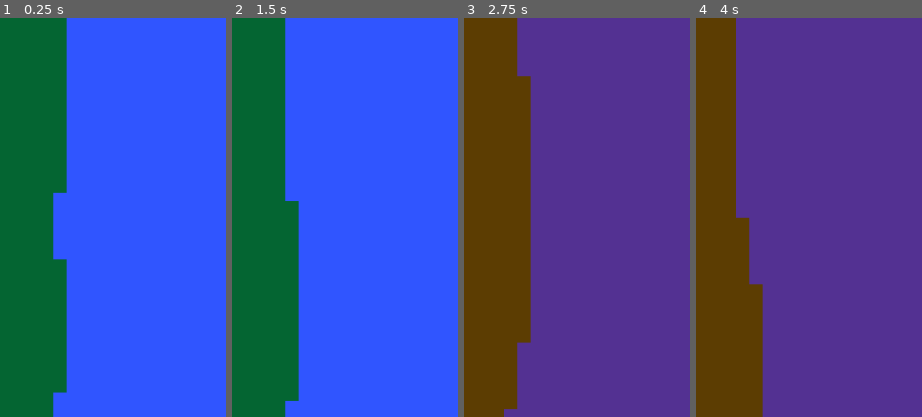
Above: before the commit, frames 1-4 (left to right).
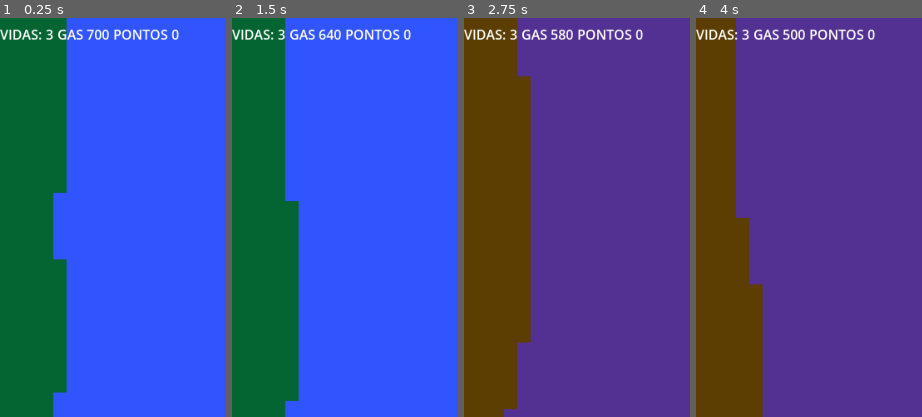
Above: after the commit, the same moments.

Repository: marcelociacco-utfpr/river-raid-duploverso
Game: Godot game, scene res://scenes/game.tscn
Two runs of this game, one before a commit and one after it. Both use one fixed random seed, a clock stepped at 60 frames per second and the inputs below.
Inputs:
- Up to frame 1 (0.25 s): no input
- Up to frame 2 (1.5 s): hold Right (move_right) 0.53-1.28 s; tap Shift (change) at 0.6, 1.35 s; hold Left (move_left) from 1.28 s (still down)
- Up to frame 3 (2.75 s): release Left (move_left) at 2.03 s; hold Right (move_right) from 2.03 s (still down); hold Space (fire) from 2.03 s (still down); tap Shift (change) at 2.3 s
- Up to frame 4 (4 s): release Space (fire) at 2.78 s; tap Shift (change) at 2.85, 3.6 s; release Right (move_right) at 3.53 s; hold Left (move_left) from 3.53 s (still down)
The pictures show only the part of the screen within x 0-50%, y 0-50%; the shares and areas given below are measured in that part.

The runs differ from the first frame. In frame 1, 1.2% of the frame differs, in the area x 0-80%, y 2-6%; in frame 2, 1.2%; in frame 3, 1.2%; in frame 4, 1.2%.

Commit message:
informações vida, pontos, combustivel, ataque torre

Diff:
--- a/riverraidduploverso/project.godot
+++ b/riverraidduploverso/project.godot
@@ -58,6 +58,7 @@
 2d_physics/layer_6="bullet"
 2d_physics/layer_7="bridge"
 2d_physics/layer_8="tower"
+2d_physics/layer_9="missile"
 
 [rendering]
 
--- a/riverraidduploverso/scenes/game.tscn
+++ b/riverraidduploverso/scenes/game.tscn
@@ -1,10 +1,11 @@
-[gd_scene load_steps=6 format=3 uid="uid://w1u0poqmr6bv"]
+[gd_scene load_steps=7 format=3 uid="uid://w1u0poqmr6bv"]
 
 [ext_resource type="Script" uid="uid://dxhcusqfcrl5b" path="res://scripts/game.gd" id="1_lnu2h"]
 [ext_resource type="PackedScene" uid="uid://bow8dwlnky33p" path="res://scenes/player.tscn" id="1_uwrxv"]
 [ext_resource type="PackedScene" uid="uid://vl13s1f2kutl" path="res://scenes/world_blue.tscn" id="1_yqjtg"]
 [ext_resource type="Script" uid="uid://nm56qghbc11v" path="res://scripts/world.gd" id="3_iywne"]
 [ext_resource type="PackedScene" uid="uid://dw188k4rj7gwo" path="res://scenes/world_purple.tscn" id="3_lbhrr"]
+[ext_resource type="Script" uid="uid://dke8h2cf8vbn5" path="res://scripts/hud.gd" id="6_p57ef"]
 
 [node name="Game" type="Node2D" node_paths=PackedStringArray("worlds")]
 script = ExtResource("1_lnu2h")
@@ -19,3 +20,56 @@
 
 [node name="Player" parent="." instance=ExtResource("1_uwrxv")]
 collision_mask = 66
+
+[node name="HUD" type="CanvasLayer" parent="."]
+
+[node name="Control" type="Control" parent="HUD"]
+layout_mode = 3
+anchors_preset = 0
+offset_right = 40.0
+offset_bottom = 40.0
+script = ExtResource("6_p57ef")
+
+[node name="BoxContainer" type="BoxContainer" parent="HUD/Control"]
+layout_mode = 1
+anchors_preset = 4
+anchor_top = 0.5
+anchor_bottom = 0.5
+offset_top = -20.0
+offset_right = 131.0
+offset_bottom = 20.0
+grow_vertical = 2
+
+[node name="lives" type="HBoxContainer" parent="HUD/Control/BoxContainer"]
+layout_mode = 2
+size_flags_horizontal = 4
+
+[node name="vidas" type="Label" parent="HUD/Control/BoxContainer/lives"]
+layout_mode = 2
+text = "VIDAS:"
+
+[node name="lives_counter" type="Label" parent="HUD/Control/BoxContainer/lives"]
+layout_mode = 2
+
+[node name="gas" type="HBoxContainer" parent="HUD/Control/BoxContainer"]
+layout_mode = 2
+size_flags_horizontal = 4
+
+[node name="gas" type="Label" parent="HUD/Control/BoxContainer/gas"]
+layout_mode = 2
+text = "GAS"
+
+[node name="fuel_counter" type="Label" parent="HUD/Control/BoxContainer/gas"]
+layout_mode = 2
+
+[node name="score" type="HBoxContainer" parent="HUD/Control/BoxContainer"]
+layout_mode = 2
+size_flags_horizontal = 4
+
+[node name="Label" type="Label" parent="HUD/Control/BoxContainer/score"]
+layout_mode = 2
+size_flags_horizontal = 4
+text = "PONTOS"
+
+[node name="score_counter" type="Label" parent="HUD/Control/BoxContainer/score"]
+layout_mode = 2
--- /dev/null
+++ b/riverraidduploverso/scenes/missile.tscn
@@ -0,0 +1,18 @@
+[gd_scene load_steps=4 format=3 uid="uid://cby04lwp6ukfy"]
+
+[ext_resource type="Script" uid="uid://c82hu1d5bacg5" path="res://scripts/missile.gd" id="1_6cx5e"]
+[ext_resource type="Texture2D" uid="uid://bocnksqrda1a6" path="res://assets/missile.png" id="1_np454"]
+
+[sub_resource type="RectangleShape2D" id="RectangleShape2D_6cx5e"]
+size = Vector2(8, 8)
+
+[node name="Missile" type="Area2D"]
+collision_layer = 256
+collision_mask = 5
+script = ExtResource("1_6cx5e")
+
+[node name="Sprite2D" type="Sprite2D" parent="."]
+texture = ExtResource("1_np454")
+
+[node name="CollisionShape2D" type="CollisionShape2D" parent="."]
+shape = SubResource("RectangleShape2D_6cx5e")
--- a/riverraidduploverso/scenes/player.tscn
+++ b/riverraidduploverso/scenes/player.tscn
@@ -23,7 +23,7 @@
 position = Vector2(-4, -16)
 
 [node name="hitbox" type="Area2D" parent="."]
-collision_mask = 152
+collision_mask = 472
 
 [node name="CollisionShape2D" type="CollisionShape2D" parent="hitbox"]
 shape = SubResource("RectangleShape2D_qhqgy")
--- a/riverraidduploverso/scenes/tower.tscn
+++ b/riverraidduploverso/scenes/tower.tscn
@@ -8,7 +8,7 @@
 
 [node name="Tower" type="CharacterBody2D"]
 collision_layer = 128
-collision_mask = 37
+collision_mask = 5
 script = ExtResource("1_ay4al")
 
 [node name="Sprite2D" type="Sprite2D" parent="."]
@@ -18,3 +18,6 @@
 [node name="CollisionShape2D" type="CollisionShape2D" parent="."]
 position = Vector2(32, 32)
 shape = SubResource("RectangleShape2D_qrbg1")
+
+[node name="Gun" type="Marker2D" parent="."]
+position = Vector2(32, 32)
--- a/riverraidduploverso/scripts/bridge.gd
+++ b/riverraidduploverso/scripts/bridge.gd
@@ -1,6 +1,5 @@
 extends CharacterBody2D
 
-# ainda não fiz balanceamento da velocidade final do navio
 var screen : Vector2
 
 enum State { PATROL, DYING }
--- a/riverraidduploverso/scripts/game.gd
+++ b/riverraidduploverso/scripts/game.gd
@@ -8,16 +8,9 @@
 @export var current: int = 0
 @onready var player := $Player
 
-var fuel: int = 500
-
 func _ready() -> void:
 	print("Vidas atuais:", Global.lives)
-	player.set_collision_mask_value(2, true)
-	player.set_collision_mask_value(3, false)
-	player.set_collision_mask_value(4, true)
-	player.set_collision_mask_value(5, true)
-	player.set_collision_mask_value(7, true)
-	player.set_collision_mask_value(8, false)
+	_set_collision_blue()
 
 # SOLUCAO APRESENTADA POR GUSTAVO HENRIQUE CARDOSO DE ARAUJO
 func _process(delta: float) -> void:
@@ -31,25 +24,9 @@
 		worlds[current].visible = true
 
 		if current == 0:
-			player.set_collision_mask_value(2, true)
-			player.set_collision_mask_value(3, false)
-			player.set_collision_mask_value(4, true)
-			player.set_collision_mask_value(5, true)
-			player.set_collision_mask_value(7, true)
-			player.set_collision_mask_value(8, false)
-			player.get_node("hitbox").set_collision_mask_value(4, true)
-			player.get_node("hitbox").set_collision_mask_value(5, true)
-			player.setShoot(true)
+			_set_collision_blue()
 		else:
-			player.set_collision_mask_value(2, false)
-			player.set_collision_mask_value(3, true)
-			player.set_collision_mask_value(4, false)
-			player.set_collision_mask_value(5, false)
-			player.set_collision_mask_value(7, false)
-			player.set_collision_mask_value(8, true)
-			player.get_node("hitbox").set_collision_mask_value(4, false)
-			player.get_node("hitbox").set_collision_mask_value(5, false)
-			player.setShoot(false)
+			_set_collision_purple()
 
 
 func add_score(amount: int) -> void:
@@ -57,12 +34,12 @@
 	print("PONTOS: ",Global.score)
 
 func add_fuel(amount: int) -> void:
-	fuel += amount
+	Global.fuel += amount
 
 func remove_fuel(amount: int) -> void:
-	fuel -= amount
-	if fuel > 0:
-		print("FUEL: ",fuel)
+	Global.fuel -= amount
+	if Global.fuel > 0:
+		print("FUEL: ",Global.fuel)
 	else:
 		get_tree().paused = true
 
@@ -73,3 +50,33 @@
 		get_tree().reload_current_scene()
 	else:
 		get_tree().paused = true
+
+func _set_collision_blue() -> void:
+	player.set_collision_mask_value(2, true)
+	player.set_collision_mask_value(3, false)
+	player.set_collision_mask_value(4, true)
+	player.set_collision_mask_value(5, true)
+	player.set_collision_mask_value(7, true)
+	player.set_collision_mask_value(8, false)
+	player.set_collision_mask_value(9, false)
+	player.get_node("hitbox").set_collision_mask_value(4, true)
+	player.get_node("hitbox").set_collision_mask_value(5, true)
+	player.get_node("hitbox").set_collision_mask_value(7, true)
+	player.get_node("hitbox").set_collision_mask_value(8, false)
+	player.get_node("hitbox").set_collision_mask_value(9, false)
+	player.setShoot(true)
+
+func _set_collision_purple() -> void:
+	player.set_collision_mask_value(2, false)
+	player.set_collision_mask_value(3, true)
+	player.set_collision_mask_value(4, false)
+	player.set_collision_mask_value(5, false)
+	player.set_collision_mask_value(7, false)
+	player.set_collision_mask_value(8, true)
+	player.set_collision_mask_value(9, true)
+	player.get_node("hitbox").set_collision_mask_value(4, false)
+	player.get_node("hitbox").set_collision_mask_value(5, false)
+	player.get_node("hitbox").set_collision_mask_value(7, false)
+	player.get_node("hitbox").set_collision_mask_value(8, true)
+	player.get_node("hitbox").set_collision_mask_value(9, true)
+	player.setShoot(false)
--- a/riverraidduploverso/scripts/global.gd
+++ b/riverraidduploverso/scripts/global.gd
@@ -2,7 +2,9 @@
 
 var score: int = 0
 var lives: int = 3
+var fuel: int = 700
 
 func reset_all() -> void:
 	score = 0
 	lives = 3
+	fuel = 700
--- /dev/null
+++ b/riverraidduploverso/scripts/hud.gd
@@ -0,0 +1,15 @@
+extends Control
+
+@onready var lives_counter: Label = $BoxContainer/lives/lives_counter
+@onready var fuel_counter: Label = $BoxContainer/gas/fuel_counter
+@onready var score_counter: Label = $BoxContainer/score/score_counter
+
+func _ready() -> void:
+	lives_counter.text = str(Global.lives)
+	fuel_counter.text = str(Global.fuel)
+	score_counter.text = str(Global.score)
+
+func _process(delta: float) -> void:
+	lives_counter.text = str(Global.lives)
+	fuel_counter.text = str(Global.fuel)
+	score_counter.text = str(Global.score)
--- /dev/null
+++ b/riverraidduploverso/scripts/missile.gd
@@ -0,0 +1,21 @@
+extends Area2D
+
+const speed: float = 500.0
+var target_position: Vector2 = Vector2.ZERO
+var direction: Vector2 = Vector2.ZERO
+
+func _ready() -> void:
+	if target_position != Vector2.ZERO:
+		direction = (target_position - global_position).normalized()
+	else:
+		direction = Vector2(0, 1)  #desce reto
+
+func _physics_process(delta: float) -> void:
+
+	if direction == Vector2.ZERO:
+		return
+
+	position += direction * speed * delta
+
+	if position.y > 960:  # fora da tela, deve tirar objeto da fila
+		queue_free()
--- a/riverraidduploverso/scripts/player.gd
+++ b/riverraidduploverso/scripts/player.gd
@@ -2,6 +2,9 @@
 
 const enemy_ship := preload("res://scripts/ship.gd")
 const enemy_chopper := preload("res://scripts/chopper.gd")
+const enemy_bridge := preload("res://scripts/bridge.gd")
+const enemy_tower := preload("res://scripts/tower.gd")
+const enemy_missile := preload("res://scripts/missile.gd")
 
 # ainda não localizei a velocidade ideal
 const SPEED := 500.0
@@ -117,7 +120,9 @@
 func _on_hitbox_body_entered(body: Node2D) -> void:
 	# funcionalidade retirada e adaptada do video
 	# https://youtu.be/McdCtvT-HJI?si=bko_chv7ZEx3BPdc
-	if body is enemy_ship or body is enemy_chopper:
+	if body is enemy_ship or body is enemy_chopper or body is enemy_bridge or body is enemy_tower or body is enemy_missile:
+		if body is enemy_missile:
+			print("bateu missil")
 		state = State.CRASHING
 
 func _process_crashing() -> void:
--- a/riverraidduploverso/scripts/tower.gd
+++ b/riverraidduploverso/scripts/tower.gd
@@ -1,19 +1,36 @@
 extends CharacterBody2D
 
-# ainda não fiz balanceamento da velocidade final do navio
 var screen : Vector2
+var first_target: Vector2
 
-enum State { PATROL, DYING }
+enum State { PATROL, STRIKE, DYING }
 
 var state: State = State.PATROL
 
+@onready var player: Node2D = get_tree().current_scene.get_node('Player')
+
+@onready var gun: Node2D = $Gun
+@onready var MissileScene: PackedScene = preload("res://scenes/missile.tscn")
+
+@export var detect_dist_x: float = 80.0   # largura da “coluna”
+@export var detect_dist_y: float = 850.0  # alcance vertical
+
+@export var shoot_cooldown: float = 1.5
+
+var shoot_timer: float = 0.0
+var shot: bool = false
+
 func _ready() -> void:
 	screen = get_viewport_rect().size
+	first_target = Vector2.ZERO
 
 func _physics_process(delta: float) -> void:
 	match state:
 		State.PATROL:
 			_process_patrol(delta)
+			_check_player_in_sight()
+		State.STRIKE:
+			_process_strike(delta)
 		State.DYING:
 			_process_dying()
 		_: _process_patrol(delta)
@@ -21,8 +38,42 @@
 func _process_patrol(delta: float) -> void:
 	position.y += get_parent().get_parent().SPEED * delta
 
+func _process_strike(delta: float) -> void:
+
+	if shoot_timer == 0.0 and not shot and first_target != Vector2.ZERO:
+		var missile := MissileScene.instantiate()
+		missile.global_position = gun.global_position
+
+		# mira na POSIÇÃO ATUAL do player (no momento do disparo)
+		missile.target_position = first_target
+
+		get_tree().current_scene.add_child(missile)
+
+		shoot_timer = shoot_cooldown
+
+	shoot_timer -= delta
+	if shoot_timer <= 0.0:
+		shot = true
+		state = State.PATROL
+
 func _process_dying() -> void:
 	queue_free()
 
 func take_damage() -> void:
 	state = State.DYING
+
+func _check_player_in_sight() -> void:
+	if player == null:
+		return
+
+	# torre está acima do player
+	var dx = abs(player.global_position.x - global_position.x)
+	var dy = abs(global_position.y - player.global_position.y)
+
+	# dy > 0 => player abaixo da torre
+	if dx <= detect_dist_x and dy > 0 and dy <= detect_dist_y:
+		# entra no estado de disparo'
+		if state != State.STRIKE:
+			first_target = player.global_position
+			state = State.STRIKE
+			shoot_timer = 0.0
--- a/riverraidduploverso/scripts/world.gd
+++ b/riverraidduploverso/scripts/world.gd
@@ -19,5 +19,5 @@
 		scroll -= 80
 		offset -= 80
 		river.shift_and_generate_new_block()
-		#get_tree().current_scene.remove_fuel(10)
+		get_tree().current_scene.remove_fuel(10)
 	river.position.y = offset
Binary file added: riverraidduploverso/assets/missile.png
Not shown, added: riverraidduploverso/scripts/hud.gd.uid
Not shown, added: riverraidduploverso/scripts/missile.gd.uid
Not shown, added: Doc/Quadro_Kanban_8.pdf
